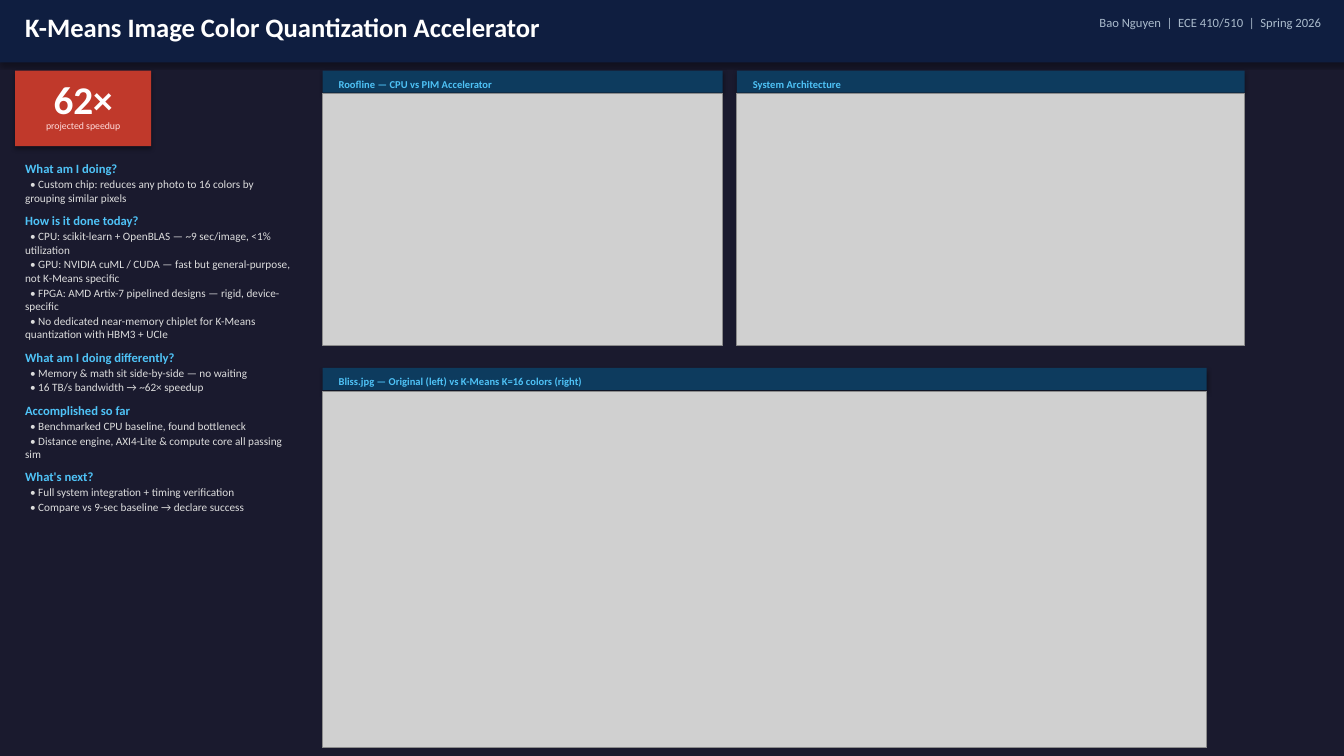
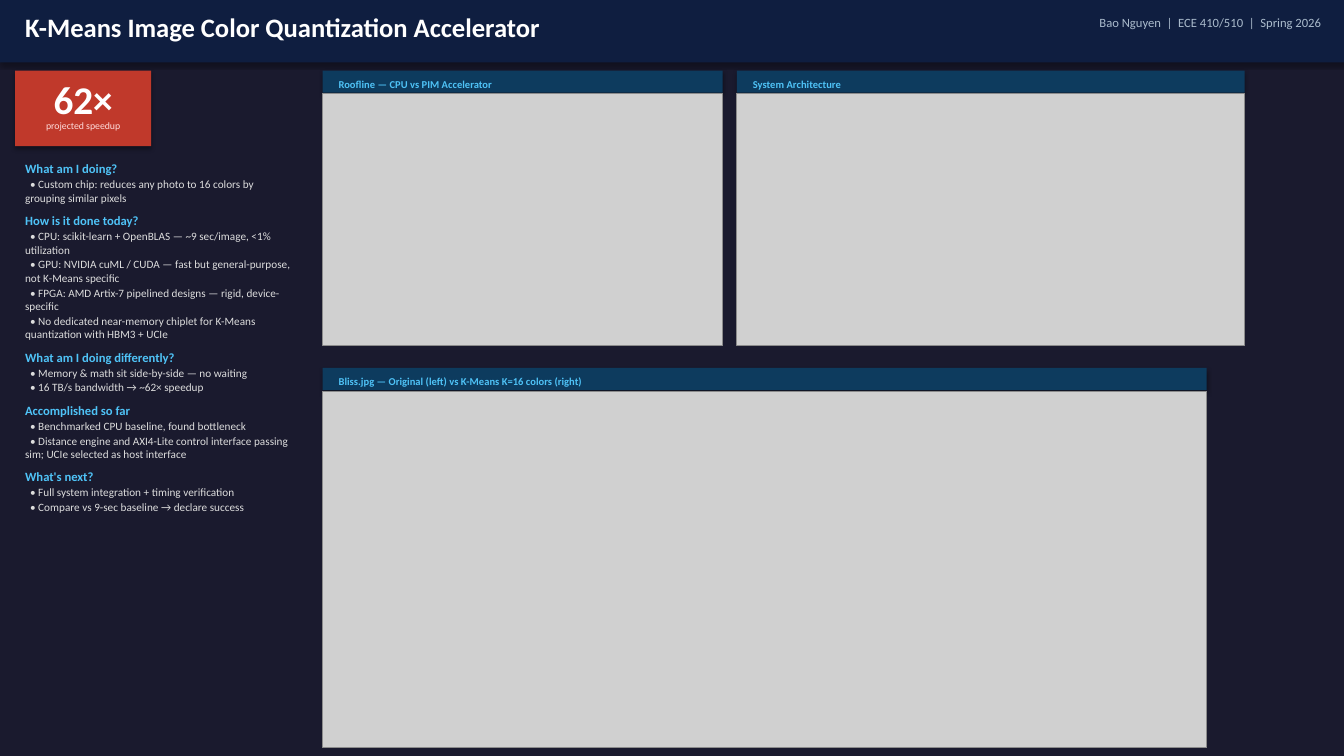
Before and after one commit to BaoPSU/ECE410-HW4AI, a slide deck: slide 1 of presentations/p01/codefest_p01_bao_nguyen.pptx. Drawn at 1344x756 pixels with LibreOffice and Linux fonts; fonts in the diff are those of the drawing; grey boxes stand for pictures. Boxes give left, top, right and bottom in pixels: in the first picture for what was removed or moved away, otherwise in the second. Text is boxed around its words. In the diff, an @@ line names an element or a change of style, - is before the commit and + after.

Commit message:
slide: fix accomplished bullet to accurately reflect sim status

```diff
--- a/presentations/p01/codefest_p01_bao_nguyen.pptx
+++ b/presentations/p01/codefest_p01_bao_nguyen.pptx
@@ text at [25, 437, 288, 459]: text changed @@
-• Distance engine, AXI4-Lite & compute core all passing sim
+• Distance engine and AXI4-Lite control interface passing sim; UCIe selected as host interface
```
